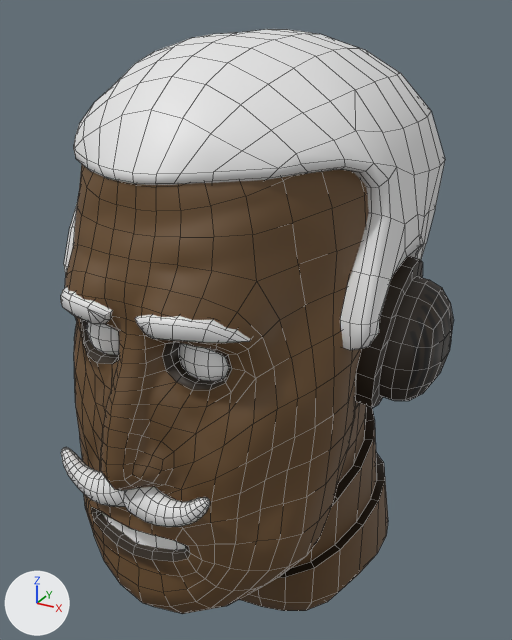
A saved change to the Blender file Heads/Citizens/WonderBody/Males/Thin/Type1/Head_Citizen_WonderBody_Male_Thin_Type1.1.blend.
One viewpoint serves both versions: a 50 mm camera at (0.149, -0.286, 1.888) aimed at (-0.002, -0.012, 1.751). The axes (+X, +Y, +Z) are drawn at lower left. The lights are the same throughout. The first picture is the older version. Mesh edges are drawn as thin lines.

Names of what the first picture shows: 'Head_Citizen_WonderBody_Thin_Type1.1'.
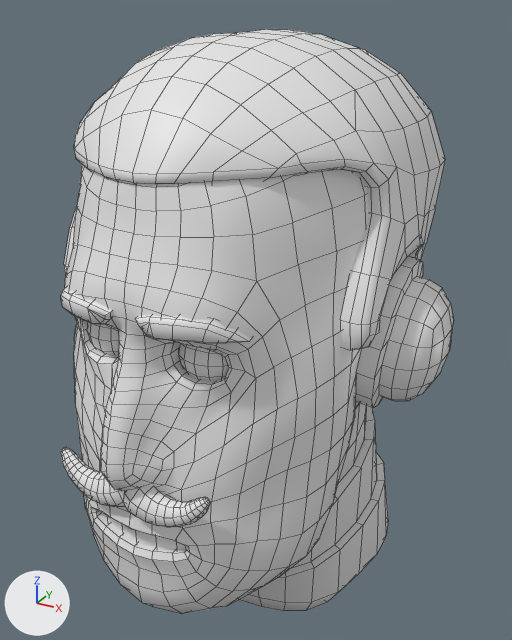
Location of each change, [x1, y1, x2, y2] in pixels of the pictures (512 x 640 px):
part 1 of me_head_citizen_wonderbody_thin_type1_1, recoloured (lighter): [65, 164, 453, 614] in both

The change in detail:
Material 'Material_Head_Citizen_WonderBody_Male_Thin_Type1.1' (mat_material_head_citizen_wonderbody_male_thin_type1_1) is new.
Its base color is (0.8, 0.8, 0.8) (white #e7e7e7).
Its roughness is 0.4.
me_head_citizen_wonderbody_thin_type1_1 has 2285 vertices, 2226 faces and spans x -0.092..0.092, y -0.126..0.086, z 1.489..1.751.
me_head_citizen_wonderbody_thin_type1_1 is used by ob_head_citizen_wonderbody_thin_type1_1; location (0.0, 0.0, -0.1012); scale (1.0, 1.0, 1.13).
me_head_citizen_wonderbody_thin_type1_1 part 1: all 1248 faces that had it switch from mat_material_head_citizen_wonderbody_thin_type1_1 to mat_material_head_citizen_wonderbody_male_thin_type1_1 (white #e7e7e7).
